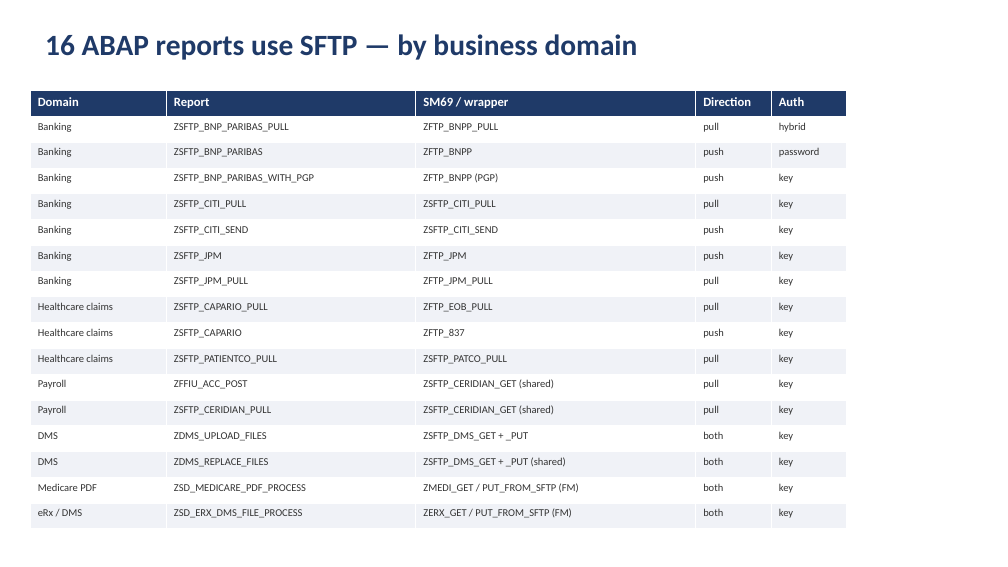
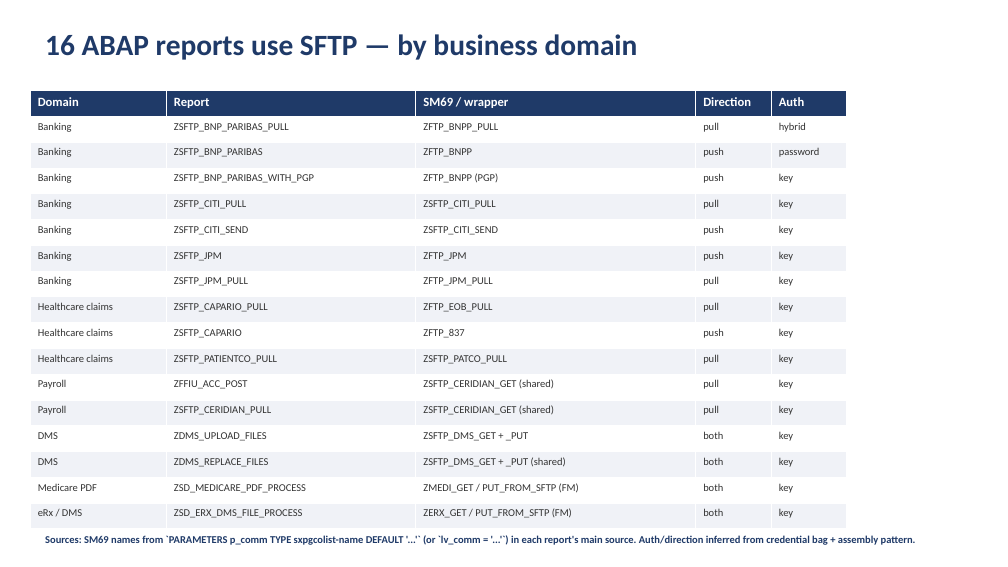
Before and after one commit to fr0ster/cloud-llm-hub, a slide deck: slide 3 of docs/tutorials/codebase-analysis/examples/report.pptx. Drawn at 1008x567 pixels with LibreOffice and Linux fonts; fonts in the diff are those of the drawing. Boxes give left, top, right and bottom in pixels: in the first picture for what was removed or moved away, otherwise in the second. Text is boxed around its words. In the diff, an @@ line names an element or a change of style, - is before the commit and + after.

```diff
--- a/docs/tutorials/codebase-analysis/examples/report.pptx
+++ b/docs/tutorials/codebase-analysis/examples/report.pptx
@@ text added at (45, 535, 916, 545), 10 pt, text #1F3A68, bold @@
+Sources: SM69 names from `PARAMETERS p_comm TYPE sxpgcolist-name DEFAULT '...'` (or `lv_comm = '...'`) in each report's main source. Auth/direction inferred from credential bag + assembly pattern.
```
Also in this commit, not shown: 2 other slides changed, 4 other files.
